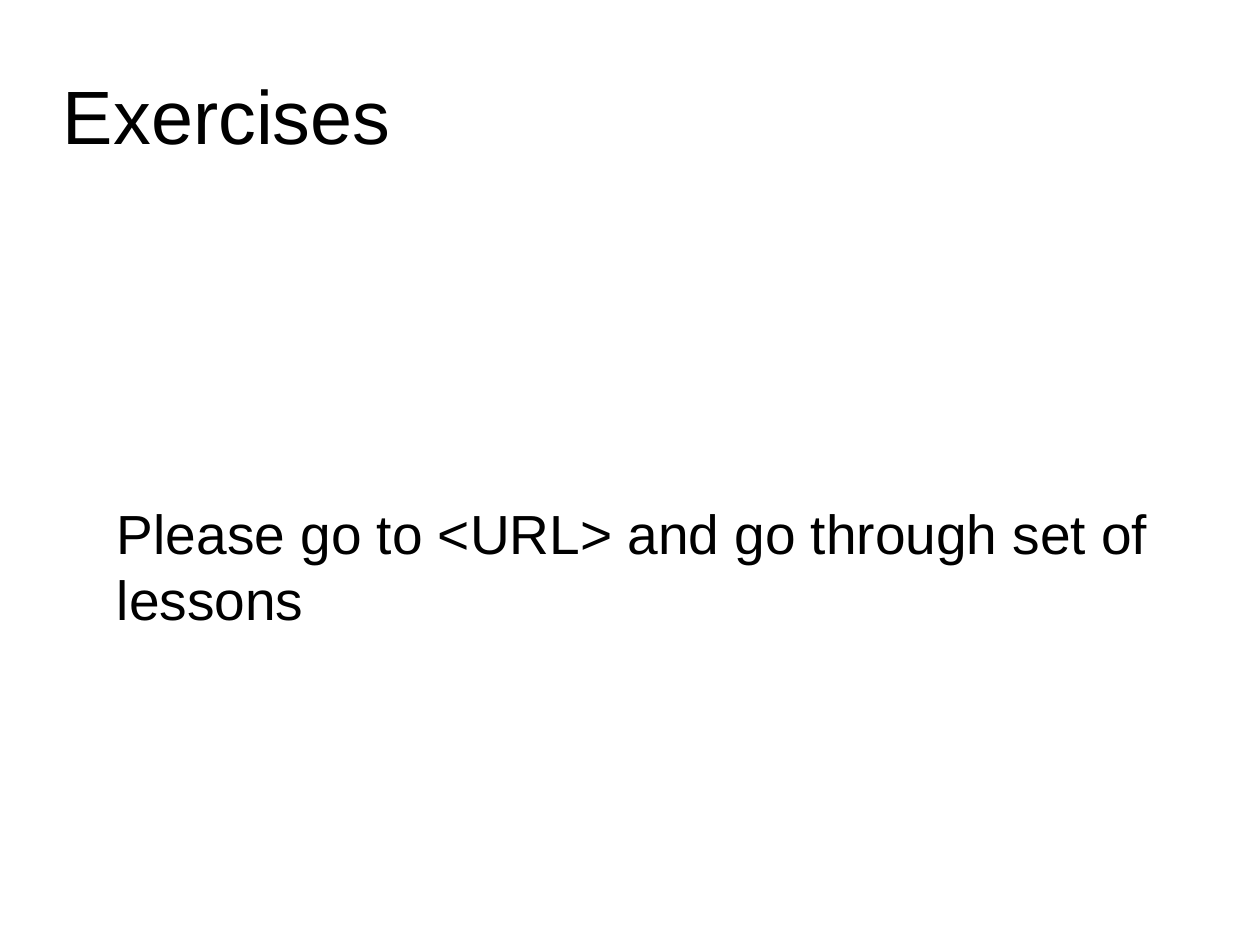
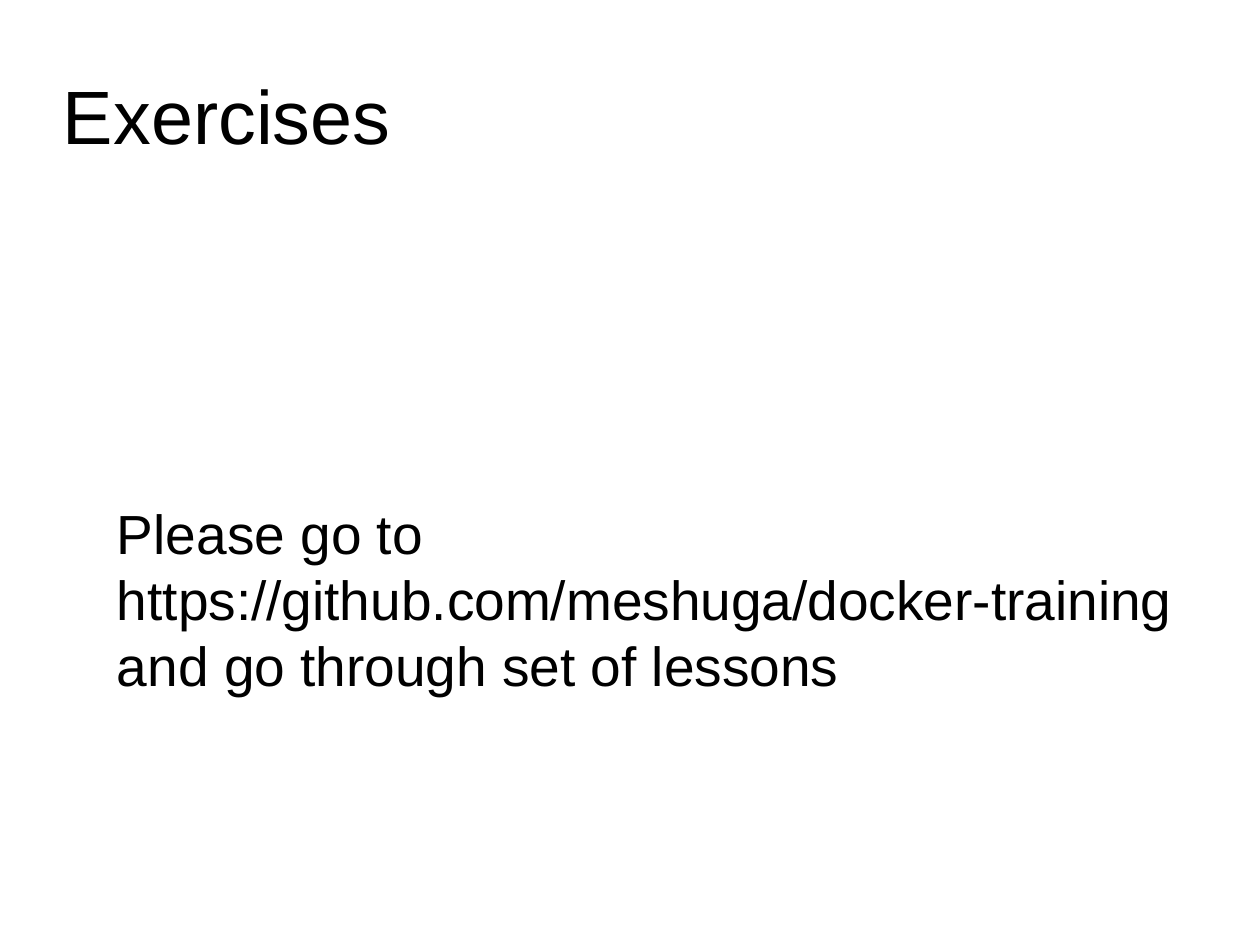
Before and after one commit to meshuga/docker-training, a slide deck: slide 29 of workshop.odp (slide 27 before the commit). Drawn at 1260x945 pixels with LibreOffice and Linux fonts; fonts in the diff are those of the drawing; background and template pictures are left out. Boxes give left, top, right and bottom in pixels: in the first picture for what was removed or moved away, otherwise in the second. Text is boxed around its words. In the diff, an @@ line names an element or a change of style, - is before the commit and + after.

```diff
--- a/workshop.odp
+++ b/workshop.odp
@@ text at bbox=[117, 514, 1172, 696]: text changed @@
-Please go to <URL> and go through set of lessons
+Please go to https://github.com/meshuga/docker-training and go through set of lessons
```
Also in this commit, not shown: 4 other slides changed, 2 slides added, 1 slide removed, 2 other files.
